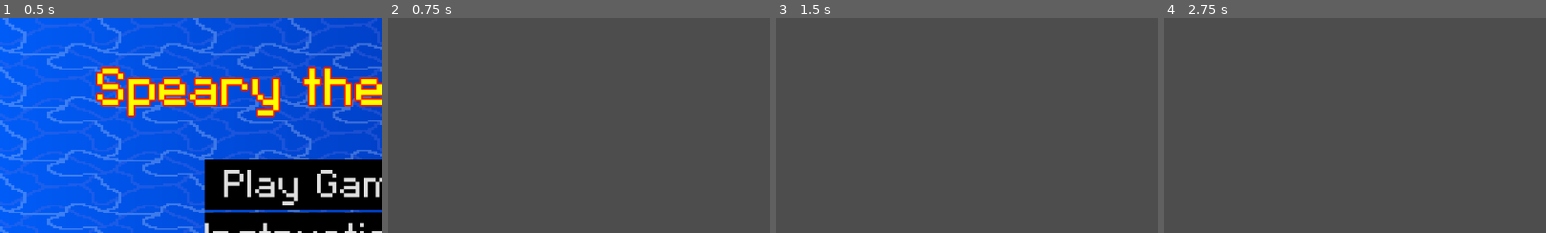
Above: before the commit, frames 1-4 (left to right).
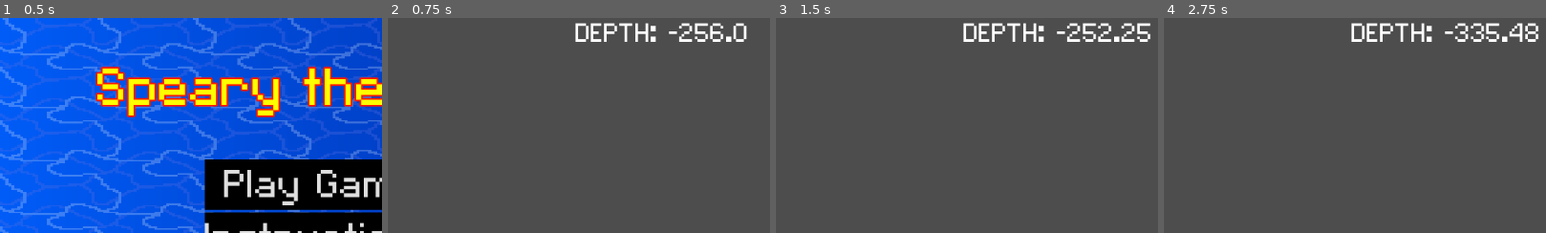
Above: after the commit, the same moments.

Repository: RylanSanders/LudumDare57
Game: Godot game, scene res://UI/MainMenu.tscn
The game is run twice, just before and just after one commit, with the same random seed, the same clock (stepped at 60 frames per second) and the same inputs.
Inputs:
- Up to frame 1 (0.5 s): no input
- Up to frame 2 (0.75 s): click "Play Game" at 0.5 s
- Up to frame 3 (1.5 s): hold D from 1.28 s (still down); tap Space (launch) at 1.35 s
- Up to frame 4 (2.75 s): release D at 2.03 s; hold A from 2.03 s (still down); tap Space (launch) at 2.1 s
The pictures show only the part of the screen within x 8-58%, y 0-50%; the shares and areas given below are measured in that part.

Frame 1 is identical in both runs. In frame 2, 1.7% of the frame differs, in the area x 49-94%, y 2-12%; in frame 3, 1.8%, in the area x 49-98%, y 2-12%; in frame 4, 1.8%.

Commit message:
Add Depth Label

Diff:
--- a/Main.tscn
+++ b/Main.tscn
@@ -153,6 +153,14 @@
 icon = ExtResource("8_03owx")
 icon_alignment = 1
 
+[node name="DepthLabel" type="Label" parent="CanvasLayer"]
+offset_left = 375.0
+offset_top = -2.0
+offset_right = 512.0
+offset_bottom = 49.0
+theme_override_font_sizes/font_size = 50
+text = "Depth: "
+
 [node name="Knight" type="Sprite2D" parent="."]
 z_index = 2
 texture_filter = 1
--- a/game_controller.gd
+++ b/game_controller.gd
@@ -1,7 +1,10 @@
 extends Node2D
 
 @export var death_menu:PackedScene
-@onready var spear_forward:Node2D = get_node("Spear/Forward")
+@onready var spear:Node2D = get_node("Spear")
+@onready var depth_label:Label = get_node("CanvasLayer/DepthLabel")
+
+var DEPTH_LABEL := "DEPTH: "
 func game_over():
 	get_tree().paused=true
 	var new_death_menu :PopupMenu = death_menu.instantiate()
@@ -19,3 +22,6 @@
 func main_menu():
 	get_tree().paused=false
 	get_tree().change_scene_to_file("res://UI/MainMenu.tscn")
+
+func _process(delta: float) -> void:
+	depth_label.text = DEPTH_LABEL + str(snappedf(spear.global_position.y, 0.01))
